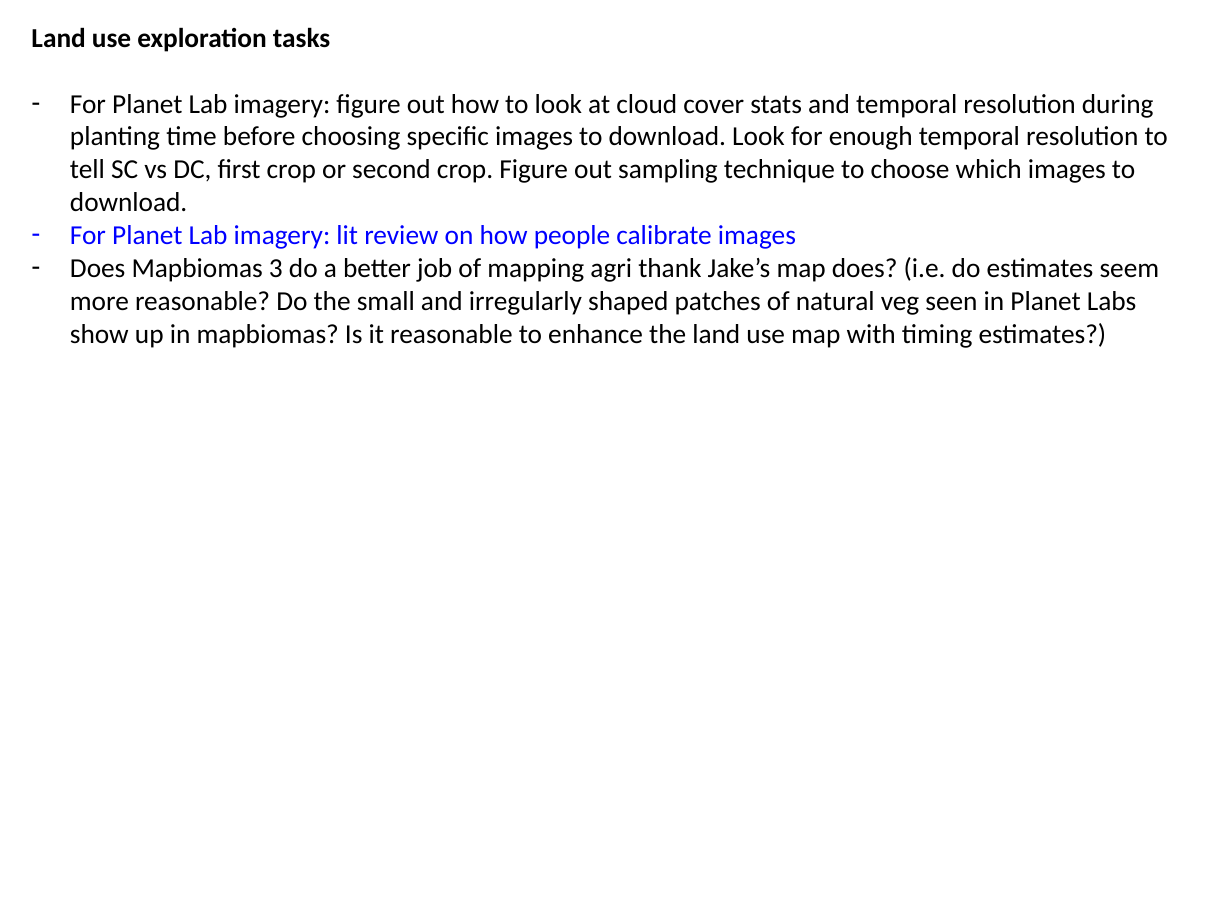
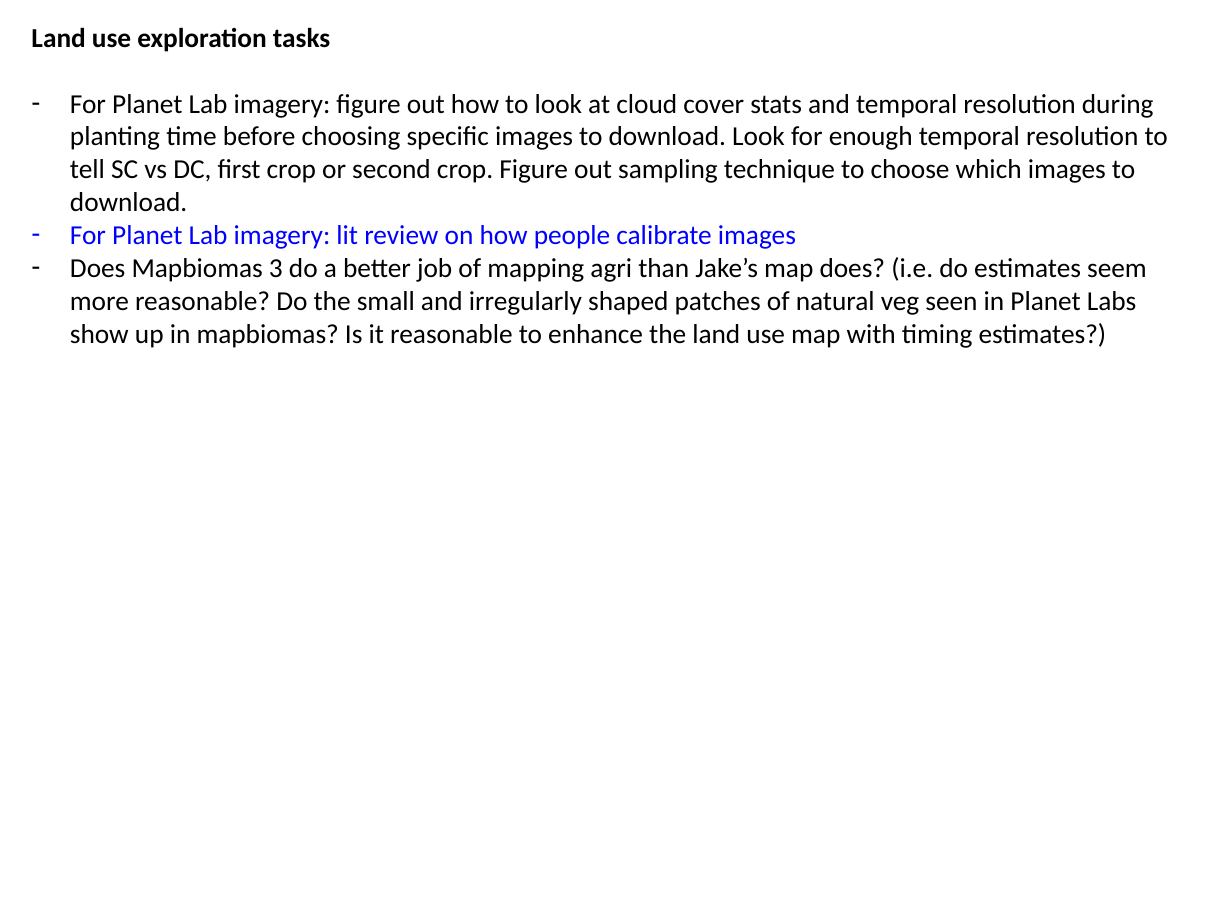
Before and after one commit to minghui-zhang/Meeting, a slide deck: slide 3 of January 19 2019.pptx. Drawn at 1232x924 pixels with LibreOffice and Linux fonts; fonts in the diff are those of the drawing. Boxes give left, top, right and bottom in pixels: in the first picture for what was removed or moved away, otherwise in the second. Text is boxed around its words. In the diff, an @@ line names an element or a change of style, - is before the commit and + after.

Commit message:
jan 7

```diff
--- a/January 19 2019.pptx
+++ b/January 19 2019.pptx
@@ text at bbox=[70, 257, 1147, 348]: text changed @@
-– Does Mapbiomas 3 do a better job of mapping agri thank Jake’s map does? (i.e. do estimates seem more reasonable? Do the small and irregularly shaped patches of natural veg seen in Planet Labs show up in mapbiomas? Is it reasonable to enhance the land use map with timing estimates?)
+– Does Mapbiomas 3 do a better job of mapping agri than Jake’s map does? (i.e. do estimates seem more reasonable? Do the small and irregularly shaped patches of natural veg seen in Planet Labs show up in mapbiomas? Is it reasonable to enhance the land use map with timing estimates?)
```
Also in this commit, not shown: 3 other slides changed, 2 slides added.
